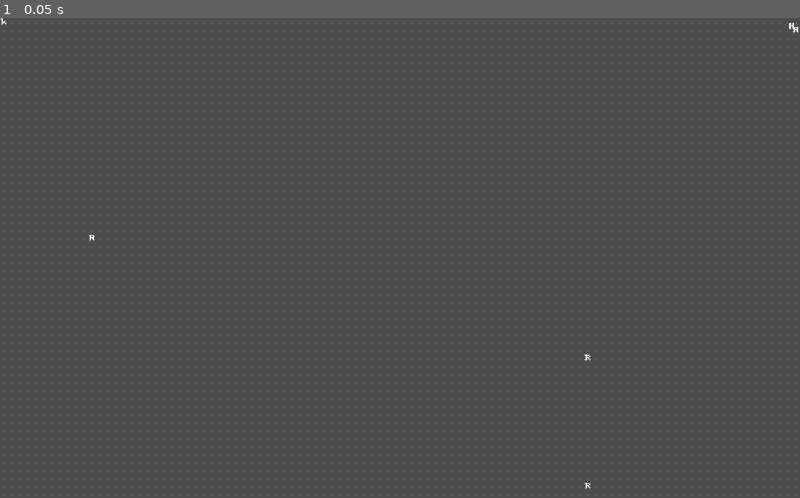
Above: before the commit, frame 1.
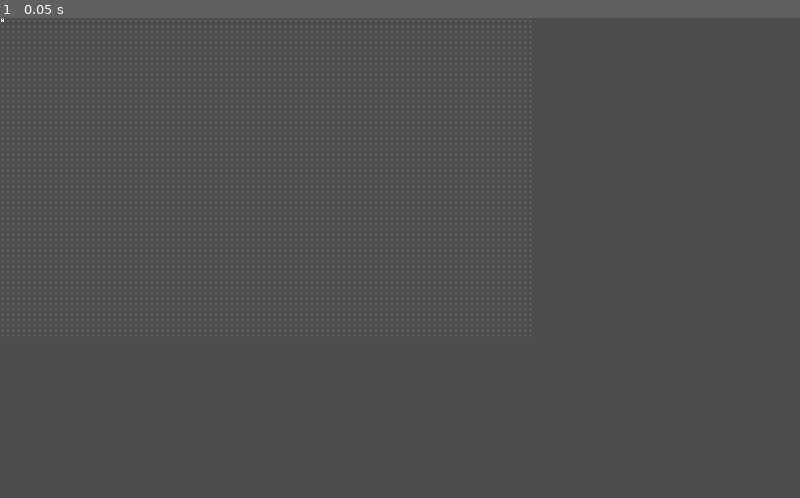
Above: after the commit, the same moment.

Repository: rainbowd-ash/roguelike_simulation
Game: Godot game, scene res://world.tscn
The game is run twice, just before and just after one commit, with the same random seed, the same clock (stepped at 60 frames per second) and the same inputs. Before the commit the project starts from res://universe.tscn.
Inputs:
- Up to frame 1 (0.05 s): no input

The runs differ from the first frame. In frame 1, 2.1% of the frame differs, in the area x 0-100%, y 0-99%.
Error after the commit: Invalid access to property or key 'height' on a base object of type 'null instance'. (res://procgen/rooms_and_corridors.gd:9)

Commit message:
file reorg, one big floor sprite

Diff:
--- /dev/null
+++ b/interactables/recharge_machines.gd
@@ -0,0 +1,31 @@
+extends Node
+
+var sprite_location : Vector2 = Vector2(2,5)
+
+var array_of_machines : Array
+
+func _ready() -> void:
+	array_of_machines = get_children()
+
+
+### Takes a 2d boolean array of valid spaces
+### Returns a list of vector2s with the locations
+#func distribute_randomly(valid_spaces:Array[Array], amount:int):
+	## make a list of all the available spaces by coordinate, pick amount of them
+		## probably a silly and inneficient way to do this but it doesn't matter since it happens during startup
+			## hide it with an animation (^_-)-☆
+	#var list_of_spaces:Array[Vector2]
+	#for y in range(valid_spaces.size()):
+		#for x in range(valid_spaces[y].size()):
+			#list_of_spaces.append(Vector2(x,y))
+	#list_of_spaces.shuffle()
+	#array_of_machines = list_of_spaces.slice(0,amount)
+	#for machine in array_of_machines:
+		#var new_tile = $RechargeMachine.duplicate()
+		#add_child(new_tile)
+		#new_tile.show()
+		#var machine_position = Vector2(machine)
+		#new_tile.position = Vector2(
+			#machine_position.x * 10,
+			#machine_position.y * 10)
+		#return array_of_machines
--- a/display.gd
+++ b/old_stuff/display.gd
@@ -10,7 +10,7 @@
 
 func draw_everything():
 	draw_terrain()
-	draw_recharge_machines()
+	#draw_recharge_machines()
 
 func draw_terrain():
 	for child in $TerrainTiles.get_children():
--- a/project.godot
+++ b/project.godot
@@ -19,6 +19,7 @@
 window/size/viewport_width=1500
 window/size/viewport_height=900
 window/stretch/mode="viewport"
+window/stretch/scale_mode="integer"
 
 [physics]
 
--- a/recharge_machines.gd
+++ /dev/null
@@ -1,27 +0,0 @@
-extends Node
-
-var sprite_location : Vector2 = Vector2(2,5)
-
-var array_of_machines : Array[Vector2]
-
-## Takes a 2d boolean array of valid spaces
-## Returns a list of vector2s with the locations
-func distribute_randomly(valid_spaces:Array[Array], amount:int):
-	# make a list of all the available spaces by coordinate, pick amount of them
-		# probably a silly and inneficient way to do this but it doesn't matter since it happens during startup
-			# hide it with an animation (^_-)-☆
-	var list_of_spaces:Array[Vector2]
-	for y in range(valid_spaces.size()):
-		for x in range(valid_spaces[y].size()):
-			list_of_spaces.append(Vector2(x,y))
-	list_of_spaces.shuffle()
-	array_of_machines = list_of_spaces.slice(0,amount)
-	for machine in array_of_machines:
-		var new_tile = $Sprite.duplicate()
-		add_child(new_tile)
-		new_tile.show()
-		var machine_position = Vector2(machine)
-		new_tile.position = Vector2(
-			machine_position.x * 10,
-			machine_position.y * 10)
-		return array_of_machines
--- a/universe.tscn
+++ /dev/null
@@ -1,96 +0,0 @@
-[gd_scene format=3 uid="uid://dqnhym6r8k7o4"]
-
-[ext_resource type="Script" uid="uid://bm274aq662g8t" path="res://universe.gd" id="1_ol24e"]
-[ext_resource type="Script" uid="uid://dmhg5rd2hesv3" path="res://world.gd" id="2_tcg2k"]
-[ext_resource type="Script" uid="uid://hd5pqnqu57bc" path="res://robot_components/navigation.gd" id="3_ncg7h"]
-[ext_resource type="Script" uid="uid://duid6lqqlb41g" path="res://display.gd" id="3_ol24e"]
-[ext_resource type="Script" uid="uid://dppkm2clrowfg" path="res://robot_components/entity_base.gd" id="3_u640v"]
-[ext_resource type="Script" uid="uid://1q1v4u1cebx" path="res://a_star_grid.gd" id="4_d0y5q"]
-[ext_resource type="Script" uid="uid://ddv1p1a3v141t" path="res://procgen/rooms_and_corridors.gd" id="4_wp8oq"]
-[ext_resource type="Script" uid="uid://cofeonw2tmeay" path="res://robot_components/power_source.gd" id="5_asrgw"]
-[ext_resource type="TileSet" uid="uid://dxn8wvnlypety" path="res://tiles/tileset/cp347_tileset.tres" id="5_e2blk"]
-[ext_resource type="Script" uid="uid://1olf5b3fuwt2" path="res://procgen/factory_layout.gd" id="5_wp8oq"]
-[ext_resource type="Script" uid="uid://p2vr0k08sw0p" path="res://recharge_machines.gd" id="8_sraih"]
-[ext_resource type="Texture2D" uid="uid://c6ks5xx8eul55" path="res://tiles/tileset/cp437_10x10.png" id="11_2cpxq"]
-
-[node name="Universe" type="Node2D" unique_id=761292419]
-scale = Vector2(1.5, 1.5)
-script = ExtResource("1_ol24e")
-
-[node name="AStarGrid" type="Node" parent="." unique_id=2051265867]
-unique_name_in_owner = true
-script = ExtResource("4_d0y5q")
-
-[node name="ProcGen" type="Node" parent="." unique_id=791997846]
-unique_name_in_owner = true
-
-[node name="RoomsAndCorridors" type="Node" parent="ProcGen" unique_id=1402804312]
-script = ExtResource("4_wp8oq")
-
-[node name="FactoryLayout" type="Node" parent="ProcGen" unique_id=840544919]
-script = ExtResource("5_wp8oq")
-
-[node name="World" type="Node2D" parent="." unique_id=1242992929]
-unique_name_in_owner = true
-script = ExtResource("2_tcg2k")
-
-[node name="Floor" type="Node2D" parent="World" unique_id=1525957659]
-
-[node name="Tile" type="Sprite2D" parent="World" unique_id=759685757]
-unique_name_in_owner = true
-position = Vector2(5, 5)
-texture = ExtResource("11_2cpxq")
-region_enabled = true
-region_rect = Rect2(0, 0, 10, 10)
-
-[node name="Entities" type="Node2D" parent="World" unique_id=1466909826]
-unique_name_in_owner = true
-
-[node name="WanderBot" type="Node2D" parent="World/Entities" unique_id=84570191]
-script = ExtResource("3_u640v")
-
-[node name="Sprite" type="Sprite2D" parent="World/Entities/WanderBot" unique_id=2116703556]
-position = Vector2(5, 5)
-texture = ExtResource("11_2cpxq")
-region_enabled = true
-region_rect = Rect2(110, 60, 10, 10)
-
-[node name="Navigation" type="Node" parent="World/Entities/WanderBot" unique_id=1811146124]
-script = ExtResource("3_ncg7h")
-
-[node name="Battery" type="Node" parent="World/Entities/WanderBot" unique_id=2058676489]
-script = ExtResource("5_asrgw")
-
-[node name="Interactables" type="Node2D" parent="World" unique_id=2093705675]
-
-[node name="Import" type="Node2D" parent="World/Interactables" unique_id=546929218]
-
-[node name="Export" type="Node2D" parent="World/Interactables" unique_id=480914285]
-
-[node name="Forge" type="Node2D" parent="World/Interactables" unique_id=1931415984]
-
-[node name="RechargeMachines" type="Node2D" parent="World/Interactables" unique_id=389316661]
-unique_name_in_owner = true
-script = ExtResource("8_sraih")
-
-[node name="Sprite" type="Sprite2D" parent="World/Interactables/RechargeMachines" unique_id=672912648]
-visible = false
-position = Vector2(5, 5)
-texture = ExtResource("11_2cpxq")
-region_enabled = true
-region_rect = Rect2(20, 50, 10, 10)
-
-[node name="Display" type="Node2D" parent="." unique_id=1970916088]
-unique_name_in_owner = true
-script = ExtResource("3_ol24e")
-
-[node name="TerrainTiles" type="Node2D" parent="Display" unique_id=58291705]
-modulate = Color(0.38928655, 0.38928664, 0.38928658, 1)
-
-[node name="MachinesTiles" type="Node2D" parent="Display" unique_id=640530958]
-
-[node name="MachinesTileMap" type="TileMapLayer" parent="Display" unique_id=76756465]
-unique_name_in_owner = true
-visible = false
-tile_set = ExtResource("5_e2blk")
-y_sort_origin = 5
--- a/world.gd
+++ b/world.gd
@@ -28,10 +28,10 @@
 		for x in width:
 			row.append(FLOOR)
 		terrain.append(row)
-	var rechargers = %RechargeMachines.distribute_randomly(floor_space,4)
-	for i in rechargers.size():
-		var location = rechargers[i]
-		floor_space[location.y][location.x] = false
+	#var rechargers = %RechargeMachines.distribute_randomly(floor_space,4)
+	#for i in rechargers.size():
+		#var location = rechargers[i]
+		#floor_space[location.y][location.x] = false
 	%AStarGrid.update_grid(floor_space)
 
 func set_cell(location : Vector2i, value) -> void:
@@ -51,4 +51,4 @@
 			if x == 0 or x == size.x - 1 or y == 0 or y == size.y - 1:
 				var cell = top_left + Vector2i(x, y)
 				set_cell(cell, WALL)
-	%Display.draw_terrain()
+	#%Display.draw_terrain()
--- /dev/null
+++ b/world.tscn
@@ -0,0 +1,69 @@
+[gd_scene format=3 uid="uid://dqnhym6r8k7o4"]
+
+[ext_resource type="Script" uid="uid://dmhg5rd2hesv3" path="res://world.gd" id="2_tcg2k"]
+[ext_resource type="Script" uid="uid://hd5pqnqu57bc" path="res://robot_components/navigation.gd" id="3_ncg7h"]
+[ext_resource type="Script" uid="uid://dppkm2clrowfg" path="res://robot_components/entity_base.gd" id="3_u640v"]
+[ext_resource type="Script" uid="uid://1q1v4u1cebx" path="res://a_star_grid.gd" id="4_d0y5q"]
+[ext_resource type="Script" uid="uid://ddv1p1a3v141t" path="res://procgen/rooms_and_corridors.gd" id="4_wp8oq"]
+[ext_resource type="Script" uid="uid://cofeonw2tmeay" path="res://robot_components/power_source.gd" id="5_asrgw"]
+[ext_resource type="Script" uid="uid://1olf5b3fuwt2" path="res://procgen/factory_layout.gd" id="5_wp8oq"]
+[ext_resource type="Texture2D" uid="uid://decugfypnphwq" path="res://tiles/tileset/floor.png" id="6_h0rt2"]
+[ext_resource type="Script" uid="uid://p2vr0k08sw0p" path="res://interactables/recharge_machines.gd" id="8_sraih"]
+[ext_resource type="Texture2D" uid="uid://c6ks5xx8eul55" path="res://tiles/tileset/cp437_10x10.png" id="11_2cpxq"]
+
+[node name="World" type="Node2D" unique_id=1242992929]
+script = ExtResource("2_tcg2k")
+
+[node name="AStarGrid" type="Node" parent="." unique_id=2051265867]
+unique_name_in_owner = true
+script = ExtResource("4_d0y5q")
+
+[node name="ProcGen" type="Node" parent="." unique_id=791997846]
+unique_name_in_owner = true
+
+[node name="RoomsAndCorridors" type="Node" parent="ProcGen" unique_id=1402804312]
+script = ExtResource("4_wp8oq")
+
+[node name="FactoryLayout" type="Node" parent="ProcGen" unique_id=840544919]
+script = ExtResource("5_wp8oq")
+
+[node name="Floor" type="Sprite2D" parent="." unique_id=550603305]
+modulate = Color(0.5890956, 0.5890956, 0.5890956, 1)
+texture = ExtResource("6_h0rt2")
+centered = false
+
+[node name="Entities" type="Node2D" parent="." unique_id=1466909826]
+unique_name_in_owner = true
+
+[node name="WanderBot" type="Node2D" parent="Entities" unique_id=84570191]
+script = ExtResource("3_u640v")
+
+[node name="Sprite" type="Sprite2D" parent="Entities/WanderBot" unique_id=2116703556]
+position = Vector2(5, 5)
+texture = ExtResource("11_2cpxq")
+region_enabled = true
+region_rect = Rect2(110, 60, 10, 10)
+
+[node name="Navigation" type="Node" parent="Entities/WanderBot" unique_id=1811146124]
+script = ExtResource("3_ncg7h")
+
+[node name="Battery" type="Node" parent="Entities/WanderBot" unique_id=2058676489]
+script = ExtResource("5_asrgw")
+
+[node name="Interactables" type="Node2D" parent="." unique_id=2093705675]
+
+[node name="Import" type="Node2D" parent="Interactables" unique_id=546929218]
+
+[node name="Export" type="Node2D" parent="Interactables" unique_id=480914285]
+
+[node name="Forge" type="Node2D" parent="Interactables" unique_id=1931415984]
+
+[node name="RechargeMachines" type="Node2D" parent="Interactables" unique_id=389316661]
+unique_name_in_owner = true
+script = ExtResource("8_sraih")
+
+[node name="RechargeMachine" type="Sprite2D" parent="Interactables/RechargeMachines" unique_id=672912648]
+texture = ExtResource("11_2cpxq")
+centered = false
+region_enabled = true
+region_rect = Rect2(20, 50, 10, 10)
Renamed: recharge_machines.gd.uid -> interactables/recharge_machines.gd.uid
Renamed: builder.gd -> old_stuff/builder.gd
Renamed: builder.gd.uid -> old_stuff/builder.gd.uid
Renamed: display.gd.uid -> old_stuff/display.gd.uid
Renamed: universe.gd -> old_stuff/universe.gd
Renamed: universe.gd.uid -> old_stuff/universe.gd.uid
Binary file added: tiles/tileset/floor.png
Not shown, added: tiles/tileset/floor.png.import
